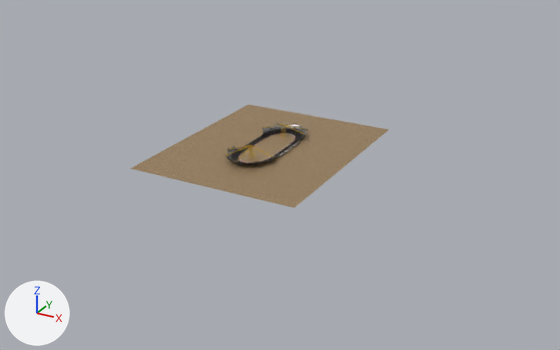
A saved change to the glTF model Maps/nascar_circuit/nascar_circuit_REWORK.glb.
Both versions are drawn from a 50 mm lens placed at (1270.0, -2219.0, 1014.0), pointed at (59.0, -16.0, -88.0). Arrows for +X, +Y and +Z are at lower left; the lights stay in place. The first picture is the older version. Where no turn or scale is listed for an object, it has been applied to the vertices.

Names of what the first picture shows: 'pista', 'terrain' and 2 more.
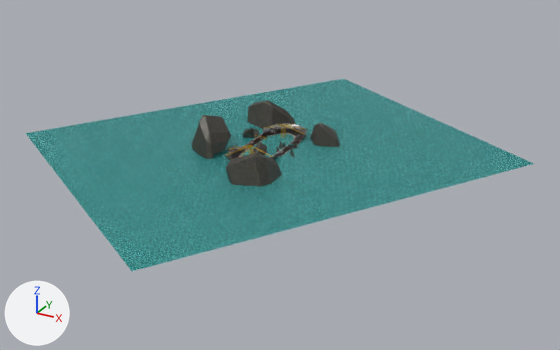
Where the change shows, as pixel boxes (x1, y1, x2, y2) in the pictures (560 x 350 px):
'terrain', surface changed, turned, rescaled (brown to cyan)
    before: (130, 104, 389, 208)
    after: (26, 79, 534, 271)
'rocks', added
    after: (192, 100, 340, 186)
    faces in mat_roca_010 (picture img_rock030_1k_jpg_color): (226, 153, 282, 186)
    faces in mat_roca_009 (picture img_rock030_1k_jpg_color): (192, 115, 231, 159)
    faces in mat_roca_011 (picture img_rock030_1k_jpg_color): (247, 100, 295, 128)
    faces in mat_roca_002 (picture img_rock030_1k_jpg_color): (310, 123, 340, 147)
    faces in mat_roca (picture img_rock030_1k_jpg_color): (242, 128, 286, 147)

What changed in the scene script:
```text
Add img_water_texture:
    img_water_texture = load_image('water_texture', '_unpacked/water_texture', 256, 256, 'sRGB')
Add img_rock030_1k_jpg_color:
    img_rock030_1k_jpg_color = load_image('Rock030_1K-JPG_Color', '_unpacked/Rock030_1K-JPG_Color', 256, 256, 'sRGB')
Change mat_material_016:
    mat_material_016.texture: img_ground079s_1k_jpg_color -> img_water_texture
Add mat_roca_003:
    mat_roca_003 = principled_material('roca.003')
    mat_roca_003.texture = img_rock030_1k_jpg_color
    mat_roca_003.metallic = 0.567
Add mat_roca_008:
    mat_roca_008 = principled_material('roca.008')
    mat_roca_008.texture = img_rock030_1k_jpg_color
    mat_roca_008.metallic = 0.567
Add mat_roca_009:
    mat_roca_009 = principled_material('roca.009')
    mat_roca_009.texture = img_rock030_1k_jpg_color
    mat_roca_009.metallic = 0.567
Add mat_roca_007:
    mat_roca_007 = principled_material('roca.007')
    mat_roca_007.texture = img_rock030_1k_jpg_color
    mat_roca_007.metallic = 0.567
Add mat_roca_004:
    mat_roca_004 = principled_material('roca.004')
    mat_roca_004.texture = img_rock030_1k_jpg_color
    mat_roca_004.metallic = 0.567
Add mat_roca_010:
    mat_roca_010 = principled_material('roca.010')
    mat_roca_010.texture = img_rock030_1k_jpg_color
    mat_roca_010.metallic = 0.567
Add mat_roca_011:
    mat_roca_011 = principled_material('roca.011')
    mat_roca_011.texture = img_rock030_1k_jpg_color
    mat_roca_011.metallic = 0.567
Add mat_roca_005:
    mat_roca_005 = principled_material('roca.005')
    mat_roca_005.texture = img_rock030_1k_jpg_color
    mat_roca_005.metallic = 0.567
Add mat_roca:
    mat_roca = principled_material('roca')
    mat_roca.texture = img_rock030_1k_jpg_color
    mat_roca.metallic = 0.567
Add mat_roca_002:
    mat_roca_002 = principled_material('roca.002')
    mat_roca_002.texture = img_rock030_1k_jpg_color
    mat_roca_002.metallic = 0.567
Add mat_roca_006:
    mat_roca_006 = principled_material('roca.006')
    mat_roca_006.texture = img_rock030_1k_jpg_color
    mat_roca_006.metallic = 0.567
Add mat_roca_001:
    mat_roca_001 = principled_material('roca.001')
    mat_roca_001.texture = img_rock030_1k_jpg_color
    mat_roca_001.metallic = 0.567
Add me_cube_005:
    me_cube_005.from_pydata(...)  # 200 vertices, 348 faces; spans x -337.0..134.0, y -384.0..252.0, z -116.0..110.0
    me_cube_005.materials.append(mat_roca_004)  # picture img_rock030_1k_jpg_color
    me_cube_005.materials.append(mat_roca)  # picture img_rock030_1k_jpg_color
    me_cube_005.materials.append(mat_roca_001)  # picture img_rock030_1k_jpg_color
    me_cube_005.materials.append(mat_roca_002)  # picture img_rock030_1k_jpg_color
    me_cube_005.materials.append(mat_roca_003)  # picture img_rock030_1k_jpg_color
    me_cube_005.materials.append(mat_roca_005)  # picture img_rock030_1k_jpg_color
    me_cube_005.materials.append(mat_roca_006)  # picture img_rock030_1k_jpg_color
    me_cube_005.materials.append(mat_roca_007)  # picture img_rock030_1k_jpg_color
    me_cube_005.materials.append(mat_roca_008)  # picture img_rock030_1k_jpg_color
    me_cube_005.materials.append(mat_roca_009)  # picture img_rock030_1k_jpg_color
    me_cube_005.materials.append(mat_roca_010)  # picture img_rock030_1k_jpg_color
    me_cube_005.materials.append(mat_roca_011)  # picture img_rock030_1k_jpg_color
Change ob_terrain:
    ob_terrain.rotation_euler: (0.0, 0.0, 0.0) -> (0.0, 0.0, -0.549)  # degrees (0, 0, 0) -> degrees (0, 0, -31)
    ob_terrain.scale: (308.0, 382.0, 143.0) -> (572.0, 709.0, 266.0)
Add ob_rocks:
    ob_rocks = bpy.data.objects.new('rocks', me_cube_005)
    ob_rocks.location = (93.0, 46.0, 12.0)
```
